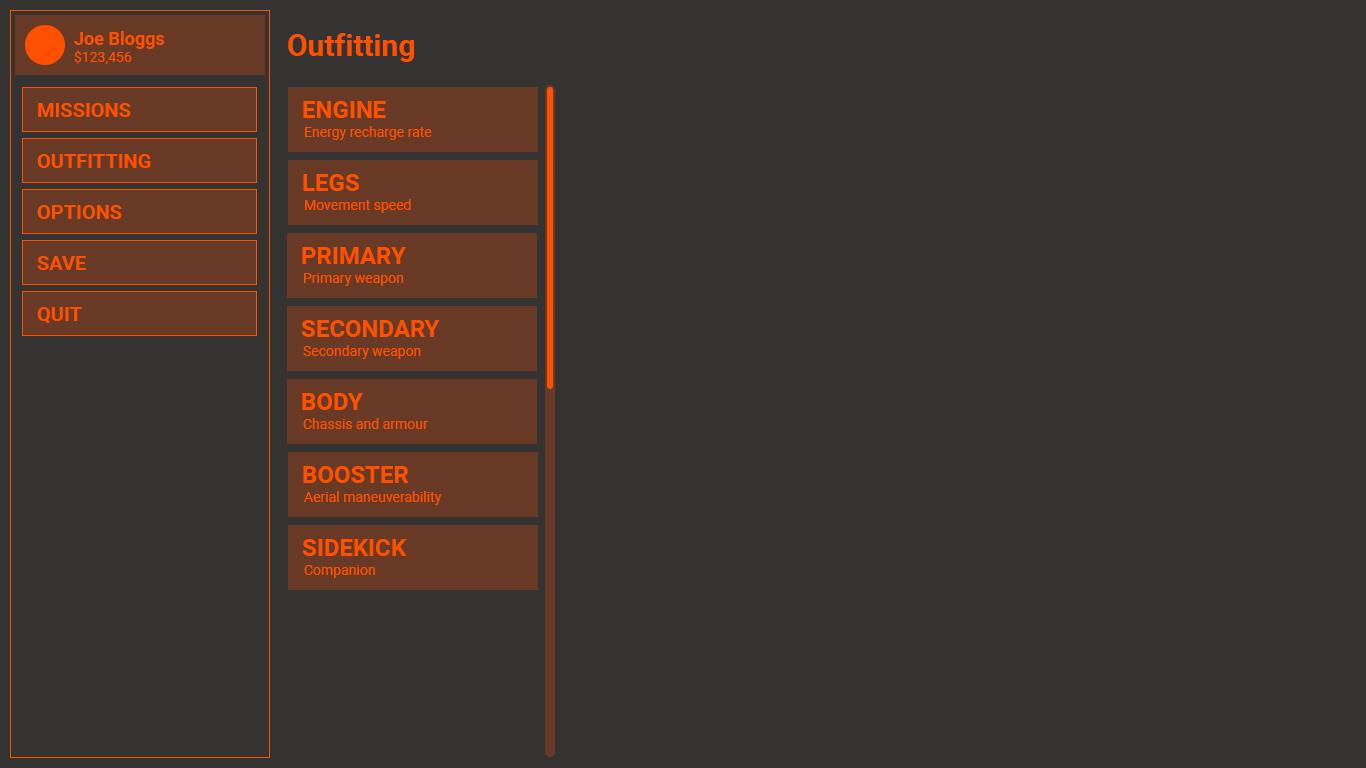
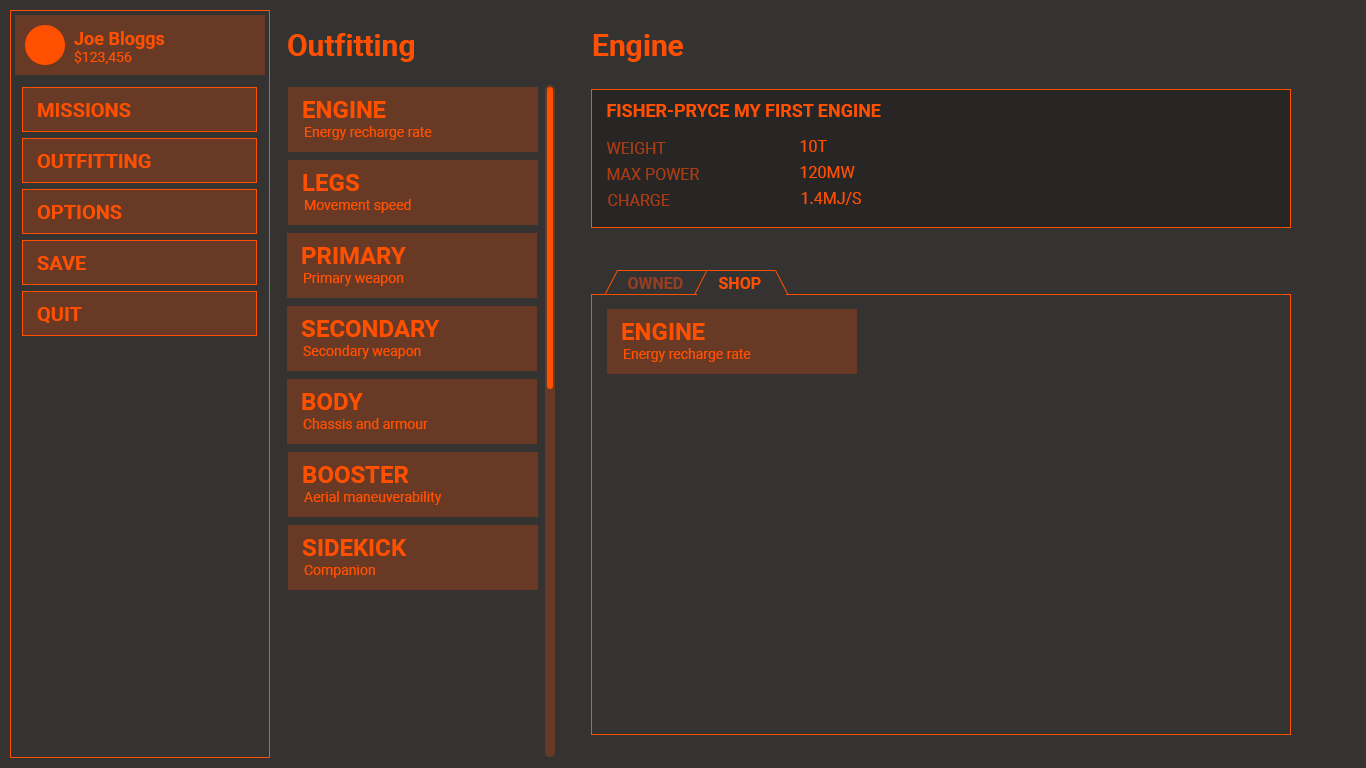
Revision of a layered 1366 x 768 image; what changed, layer by layer:
hid group "missions" (23 layers) over <box>591,34,1291,735</box>
added group "engine" with 21 layers in group "outfitting" over <box>591,34,1291,735</box>
added group "button" (6th of 13, in "Artboard 1" › "outfitting" › "engine") with 3 layers in group "engine" over <box>607,309,857,374</box>
added layer "Energy recharge rate" (1st of 2, in "Artboard 1" › "outfitting" › "engine" › "button") in group "button" over <box>624,348,751,362</box>
added layer "ENGINE" (1st of 2, in "Artboard 1" › "outfitting" › "engine" › "button") in group "button" over <box>622,323,705,340</box>
added layer "Rectangle 2" (8th of 15, in "Artboard 1" › "outfitting" › "engine" › "button") in group "button" over <box>607,309,857,374</box>
added layer "SHOP" in group "engine" over <box>719,277,761,289</box>
added layer "OWNED" (38%) in group "engine" over <box>628,277,683,289</box>
added layer "Shape 2" (1st of 3, in "Artboard 1" › "outfitting" › "engine") in group "engine" over <box>775,270,788,294</box>
added layer "Shape 2" (2nd of 3, in "Artboard 1" › "outfitting" › "engine") in group "engine" over <box>694,271,707,295</box>
added layer "Rectangle 6" in group "engine" over <box>591,294,1291,735</box>
added layer "Engine" in group "engine" over <box>593,34,683,62</box>
added layer "1.4MJ/S" in group "engine" over <box>801,192,861,205</box>
added layer "120MW" in group "engine" over <box>800,166,855,178</box>
added layer "10T" in group "engine" over <box>800,140,827,152</box>
added layer "CHARGE" (50%) in group "engine" over <box>608,194,670,206</box>
added layer "MAX POWER" (50%) in group "engine" over <box>607,168,700,180</box>
added layer "WEIGHT" (50%) in group "engine" over <box>607,142,666,154</box>
added layer "FISHER-PRYCE MY FIRST ENGINE" in group "engine" over <box>607,104,881,117</box>
added layer "Rectangle 5" in group "engine" over <box>591,89,1291,228</box>
…and 2 more changes (2 added)
